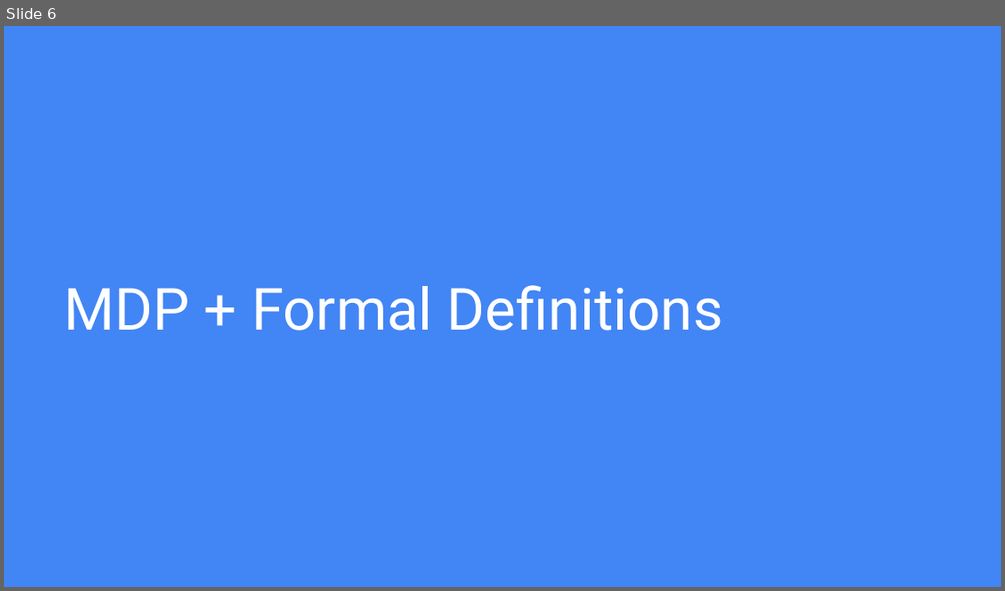
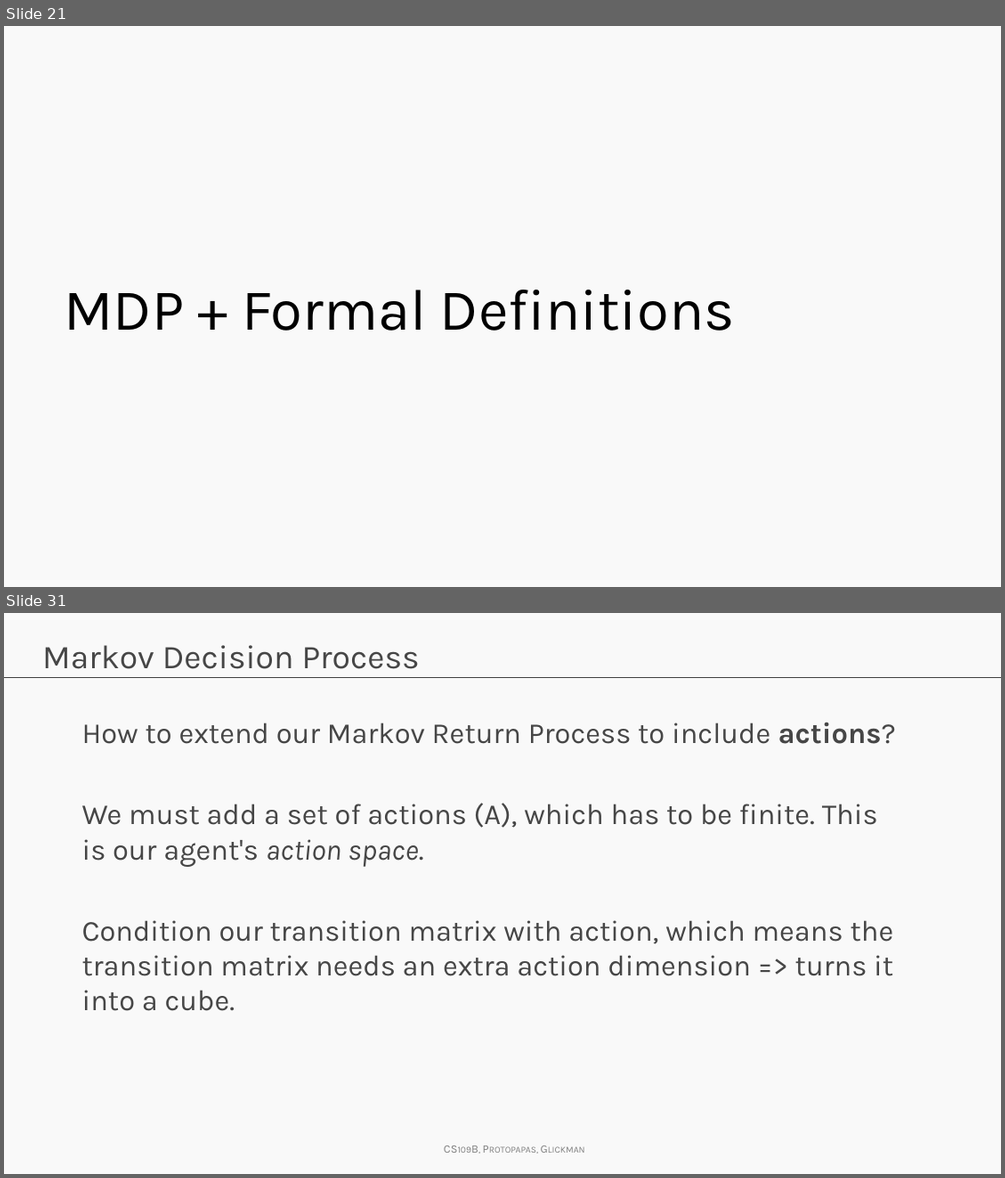
Before and after one commit to Harvard-IACS/2019-CS109B, a slide deck: docs/lectures/lecture14/presentation/cs109b_lecture14_RL.pptx. Shown one above the other, each under a label of ours: slide 6 before the commit, slides 21 and 31 after it; the slides between them are not shown. The pictures are 1005x591 and 1005x1178 pixels, drawn with LibreOffice and Linux fonts; fonts in the diff are those of the drawing; background and template pictures are left out. Boxes give left, top, right and bottom in pixels: in the first picture for what was removed or moved away, otherwise in the second. Text is boxed around its words. In the diff, an @@ line names an element or a change of style, - is before the commit and + after.

```diff
--- a/docs/lectures/lecture14/presentation/cs109b_lecture14_RL.pptx
+++ b/docs/lectures/lecture14/presentation/cs109b_lecture14_RL.pptx
@@ slide 31 added at <box>4,613,1001,1174</box>, background #F9F9F9 @@
@@ title added at <box>42,645,420,669</box>, 24 pt, text #464646 @@
+Markov Decision Process
@@ line added from (4, 678) to (1001, 678), #404040 0.75 pt @@
@@ text added at <box>82,722,896,1011</box>, 21 pt, text #464646 @@
+How to extend our Markov Return Process to include actions?
+We must add a set of actions (A), which has to be finite. This is our agent's action space.
+Condition our transition matrix with action, which means the transition matrix needs an extra action dimension => turns it into a cube.
@@ text added at <box>434,1136,602,1160</box>, 8.2 pt, text #808080, small capitals @@
+CS109B, Protopapas, Glickman
@@ what was slide 6 is now slide 21 @@
@@ slide 21 changed as well @@
@@ background #4285F4 to #F9F9F9 @@
@@ title "MDP + Formal Definitions" at <box>65,289,735,330</box>: font Roboto to Karla, text colour #FFFFFF to #000000 @@
```
Also in this commit, not shown: 11 other slides changed, 51 other slides added, 16 slides removed, 33 other files.
